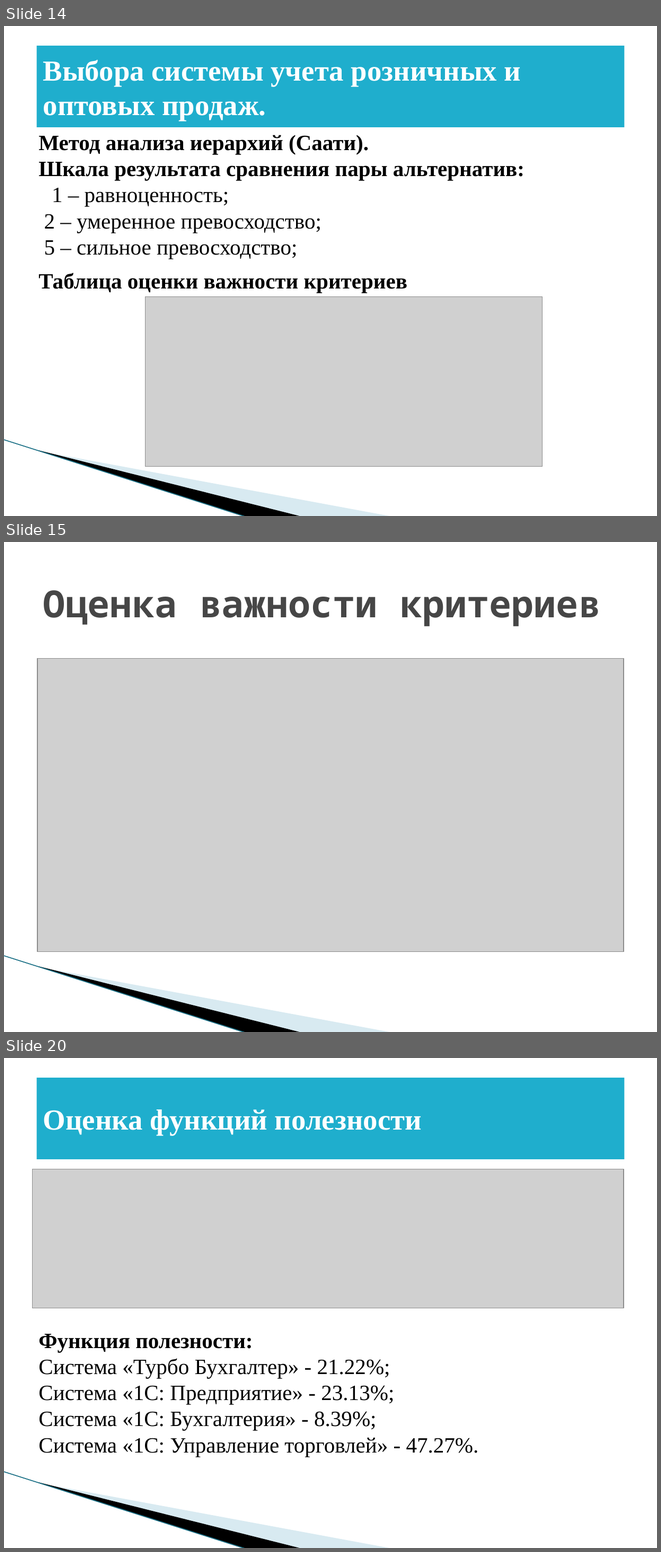
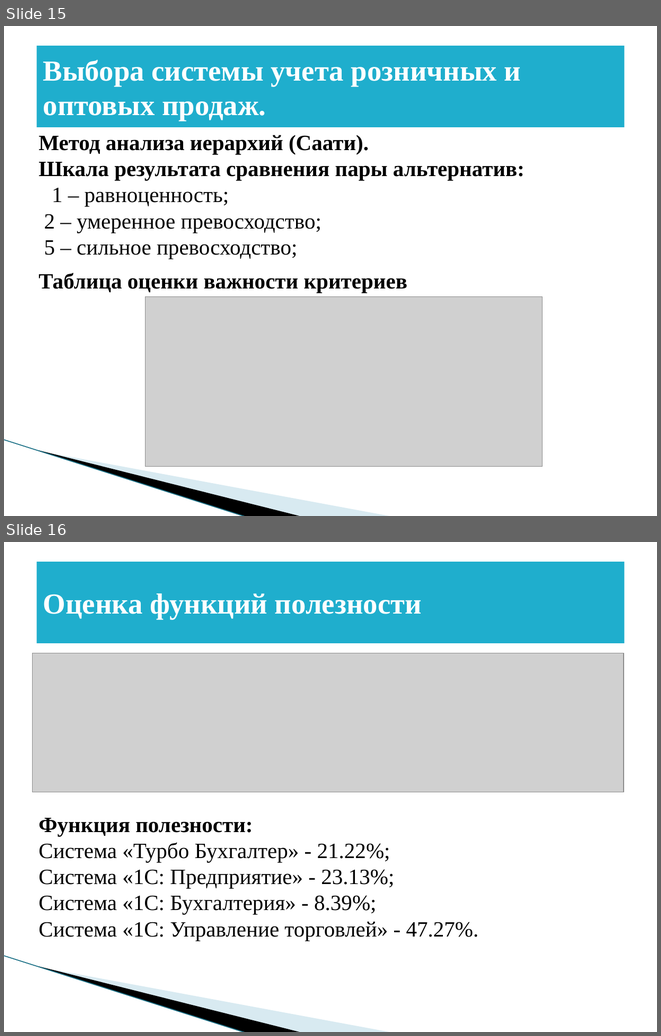
Before and after one commit to BadMax-Kirov/VKR, a slide deck: Выпускная квалификационная работа.pptx. Shown one above the other, each under a label of ours: slides 14, 15 and 20 before the commit, slides 15 and 16 after it; the slides between them are not shown. The pictures are 661x1552 and 661x1036 pixels, drawn with LibreOffice and Linux fonts; fonts in the diff are those of the drawing; grey boxes stand for pictures; background and template pictures are left out. Boxes give left, top, right and bottom in pixels: in the first picture for what was removed or moved away, otherwise in the second. Text is boxed around its words. In the diff, an @@ line names an element or a change of style, - is before the commit and + after.

```diff
--- a/Выпускная квалификационная работа.pptx
+++ b/Выпускная квалификационная работа.pptx
@@ slide 15 removed at (4, 542, 657, 1032), background #FFFFFF; not listed: 3 template elements that a slide beside it also shows @@
@@ title removed at (43, 590, 601, 626) @@
-Оценка важности критериев
@@ picture removed at (37, 658, 624, 951) @@
@@ what was slide 14 is now slide 15 @@
@@ what was slide 20 is now slide 16 @@
```
Also in this commit, not shown: 1 slide changed, 7 other slides removed, 1 other file.
